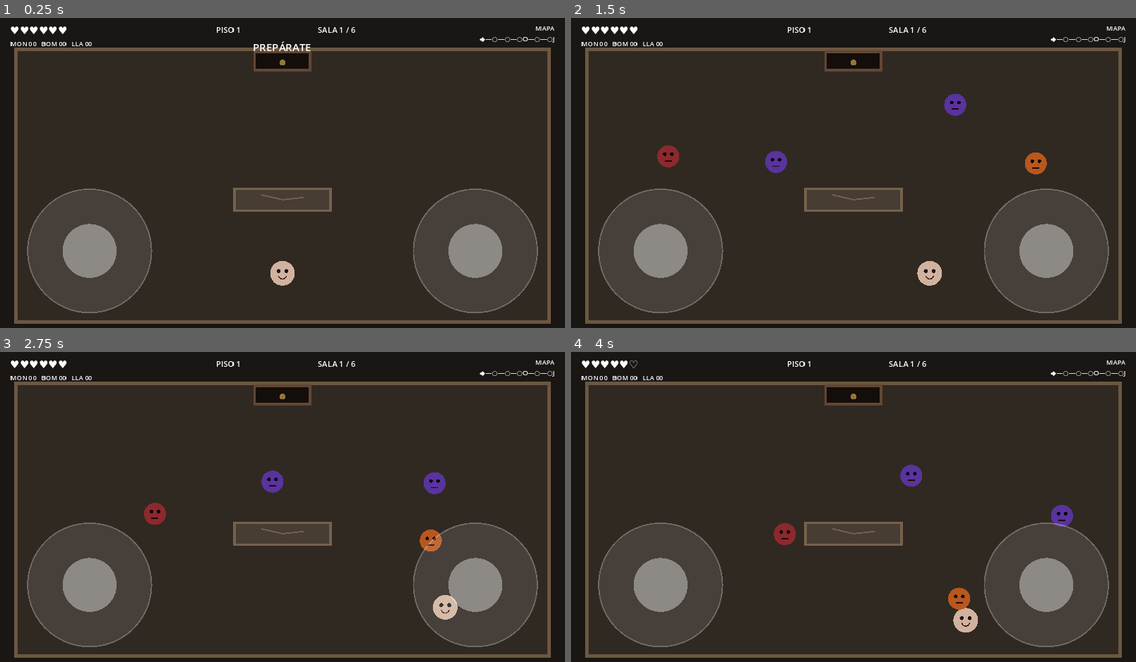
Above: before the commit, frames 1-4 (two rows, left to right).
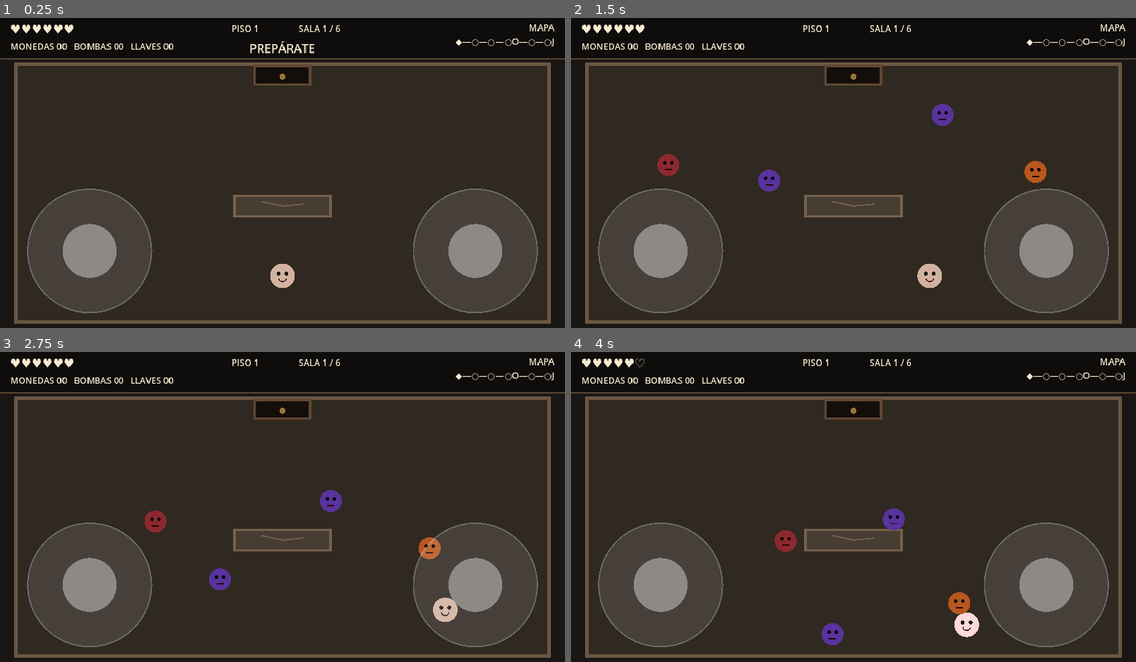
Above: after the commit, the same moments.

Repository: LoloscarPrr/Binding-of-Ismael
Game: Godot game, scene res://scenes/main.tscn
Two runs of this game, one before a commit and one after it. Both use one fixed random seed, a clock stepped at 60 frames per second and the inputs below.
Inputs (mouse positions are in pixels of both pictures, inside the frame that each line leads up to):
- Up to frame 1 (0.25 s): no input
- Up to frame 2 (1.5 s): tap Enter at 0.5 s; move the mouse to (977, 160) at 0.52 s; hold D (move_right) 0.53-1.25 s; click (977, 160) at 0.67 s; drag from (740, 191) to (825, 241) at 1.27 s
- Up to frame 3 (2.75 s): move the mouse to (339, 441) at 2.02 s; hold D (move_right) from 2.03 s (still down); click (339, 441) at 2.17 s
- Up to frame 4 (4 s): release D (move_right) at 2.75 s; drag from (825, 575) to (684, 463) at 2.77 s; move the mouse to (1023, 556) at 3.52 s; hold A (move_left) from 3.53 s (still down); click (1023, 556) at 3.67 s

The runs differ from the first frame. In frame 1, 6.9% of the frame differs, in the area x 0-100%, y 2-88%; in frame 2, 8.1%; in frame 3, 8.1%; in frame 4, 8.2%, in the area x 0-100%, y 2-95%.

Commit message:
fix: enforce landscape and improve Android HUD

Diff:
--- a/project.godot
+++ b/project.godot
@@ -12,7 +12,7 @@
 window/size/viewport_height=720
 window/stretch/mode="canvas_items"
 window/stretch/aspect="expand"
-window/handheld/orientation=4
+window/handheld/orientation=0
 window/energy_saving/keep_screen_on=true
 
 [rendering]
--- a/scripts/main.gd
+++ b/scripts/main.gd
@@ -11,6 +11,7 @@
 var player: IsmaelPlayer
 var left_stick: VirtualStick
 var right_stick: VirtualStick
+var hud_backdrop: Panel
 var health_label: Label
 var pickup_label: Label
 var minimap_label: Label
@@ -40,6 +41,7 @@
 var _keys := 0
 
 func _ready() -> void:
+	_configure_mobile_display()
 	get_viewport().size_changed.connect(_on_viewport_size_changed)
 	_update_room_rect()
 	player = IsmaelPlayer.new()
@@ -54,6 +56,12 @@
 	_layout_touch_ui()
 	_begin_room(false)
 	queue_redraw()
+
+func _configure_mobile_display() -> void:
+	if not OS.has_feature("android") and not OS.has_feature("ios"):
+		return
+	DisplayServer.screen_set_orientation(DisplayServer.SCREEN_LANDSCAPE)
+	DisplayServer.window_set_mode(DisplayServer.WINDOW_MODE_FULLSCREEN)
 
 func _begin_room(from_door: bool) -> void:
 	_spawn_generation += 1
@@ -316,7 +324,7 @@
 
 func _update_pickup_hud() -> void:
 	if is_instance_valid(pickup_label):
-		pickup_label.text = "MON %02d   BOM %02d   LLA %02d" % [_coins, _bombs, _keys]
+		pickup_label.text = "MONEDAS %02d   BOMBAS %02d   LLAVES %02d" % [_coins, _bombs, _keys]
 
 func _update_minimap() -> void:
 	if not is_instance_valid(minimap_label):
@@ -341,6 +349,14 @@
 	var layer := CanvasLayer.new()
 	layer.layer = 10
 	add_child(layer)
+	hud_backdrop = Panel.new()
+	hud_backdrop.mouse_filter = Control.MOUSE_FILTER_IGNORE
+	var hud_style := StyleBoxFlat.new()
+	hud_style.bg_color = Color(0.055, 0.045, 0.04, 0.88)
+	hud_style.border_color = Color(0.40, 0.31, 0.23, 0.82)
+	hud_style.border_width_bottom = 3
+	hud_backdrop.add_theme_stylebox_override("panel", hud_style)
+	layer.add_child(hud_backdrop)
 	left_stick = VirtualStick.new()
 	layer.add_child(left_stick)
 	right_stick = VirtualStick.new()
@@ -395,29 +411,39 @@
 	right_stick.knob_radius = left_stick.knob_radius
 	left_stick.position = Vector2(margin_x, screen_size.y - stick_side - margin_bottom)
 	right_stick.position = Vector2(screen_size.x - stick_side - margin_x, screen_size.y - stick_side - margin_bottom)
-	var tiny_font := maxi(13, int(round(15.0 * ui_scale)))
-	var small_font := maxi(15, int(round(18.0 * ui_scale)))
-	var normal_font := maxi(18, int(round(24.0 * ui_scale)))
+	var resource_font := maxi(18, int(round(20.0 * ui_scale)))
+	var small_font := maxi(18, int(round(20.0 * ui_scale)))
+	var normal_font := maxi(24, int(round(27.0 * ui_scale)))
 	health_label.add_theme_font_size_override("font_size", normal_font)
-	pickup_label.add_theme_font_size_override("font_size", tiny_font)
-	minimap_label.add_theme_font_size_override("font_size", tiny_font)
+	pickup_label.add_theme_font_size_override("font_size", resource_font)
+	minimap_label.add_theme_font_size_override("font_size", resource_font)
 	floor_label.add_theme_font_size_override("font_size", small_font)
 	room_label.add_theme_font_size_override("font_size", small_font)
 	status_label.add_theme_font_size_override("font_size", normal_font)
 	reward_label.add_theme_font_size_override("font_size", small_font)
-	health_label.position = Vector2(margin_x, 14.0)
-	pickup_label.position = Vector2(margin_x, 48.0 * ui_scale)
-	pickup_label.size = Vector2(360.0, 30.0 * ui_scale)
-	minimap_label.position = Vector2(screen_size.x - 330.0 * ui_scale - margin_x, 12.0)
-	minimap_label.size = Vector2(330.0 * ui_scale, 60.0 * ui_scale)
-	var info_width := clampf(screen_size.x * 0.18, 180.0, 270.0)
-	floor_label.position = Vector2(screen_size.x * 0.5 - info_width - 8.0, 14.0)
-	floor_label.size = Vector2(info_width, 36.0)
-	room_label.position = Vector2(screen_size.x * 0.5 + 8.0, 14.0)
-	room_label.size = Vector2(info_width, 36.0)
-	var center_width := clampf(screen_size.x * 0.48, 380.0, 650.0)
-	status_label.position = Vector2(screen_size.x * 0.5 - center_width * 0.5, 48.0)
-	status_label.size = Vector2(center_width, 48.0)
+	for label: Label in [health_label, pickup_label, minimap_label, floor_label, room_label, status_label, reward_label]:
+		label.add_theme_color_override("font_color", Color(0.97, 0.92, 0.82))
+		label.add_theme_color_override("font_outline_color", Color(0.04, 0.03, 0.025, 0.98))
+		label.add_theme_constant_override("outline_size", maxi(3, int(round(4.0 * ui_scale))))
+	var hud_height := clampf(94.0 * ui_scale, 90.0, 124.0)
+	hud_backdrop.position = Vector2.ZERO
+	hud_backdrop.size = Vector2(screen_size.x, hud_height)
+	var left_width := clampf(screen_size.x * 0.30, 370.0, 520.0)
+	var map_width := clampf(screen_size.x * 0.27, 330.0, 480.0)
+	health_label.position = Vector2(margin_x, 10.0 * ui_scale)
+	health_label.size = Vector2(left_width, 38.0 * ui_scale)
+	pickup_label.position = Vector2(margin_x, 51.0 * ui_scale)
+	pickup_label.size = Vector2(left_width, 34.0 * ui_scale)
+	minimap_label.position = Vector2(screen_size.x - map_width - margin_x, 8.0 * ui_scale)
+	minimap_label.size = Vector2(map_width, 76.0 * ui_scale)
+	var info_width := clampf(screen_size.x * 0.12, 150.0, 240.0)
+	floor_label.position = Vector2(screen_size.x * 0.5 - info_width - 7.0, 10.0 * ui_scale)
+	floor_label.size = Vector2(info_width, 34.0 * ui_scale)
+	room_label.position = Vector2(screen_size.x * 0.5 + 7.0, 10.0 * ui_scale)
+	room_label.size = Vector2(info_width, 34.0 * ui_scale)
+	var center_width := clampf(screen_size.x * 0.38, 410.0, 680.0)
+	status_label.position = Vector2(screen_size.x * 0.5 - center_width * 0.5, 49.0 * ui_scale)
+	status_label.size = Vector2(center_width, 42.0 * ui_scale)
 	reward_label.position = Vector2(screen_size.x * 0.5 - center_width * 0.5, screen_size.y * 0.58)
 	reward_label.size = Vector2(center_width, 40.0)
 	var choice_size := Vector2(clampf(screen_size.x * 0.22, 250.0, 350.0), clampf(screen_size.y * 0.14, 90.0, 130.0))
@@ -507,7 +533,7 @@
 func _update_room_rect() -> void:
 	var s := get_viewport_rect().size
 	var side := clampf(s.x * 0.028, 24.0, 52.0)
-	var top := clampf(s.y * 0.10, 60.0, 96.0)
+	var top := clampf(s.y * 0.145, 104.0, 132.0)
 	var bottom := clampf(s.y * 0.04, 18.0, 42.0)
 	room_rect = Rect2(Vector2(side, top), Vector2(maxf(1.0, s.x - side * 2.0), maxf(1.0, s.y - top - bottom)))
 
Not shown, changed: export_presets.cfg
Not shown, changed: .github/workflows/android-debug.yml
